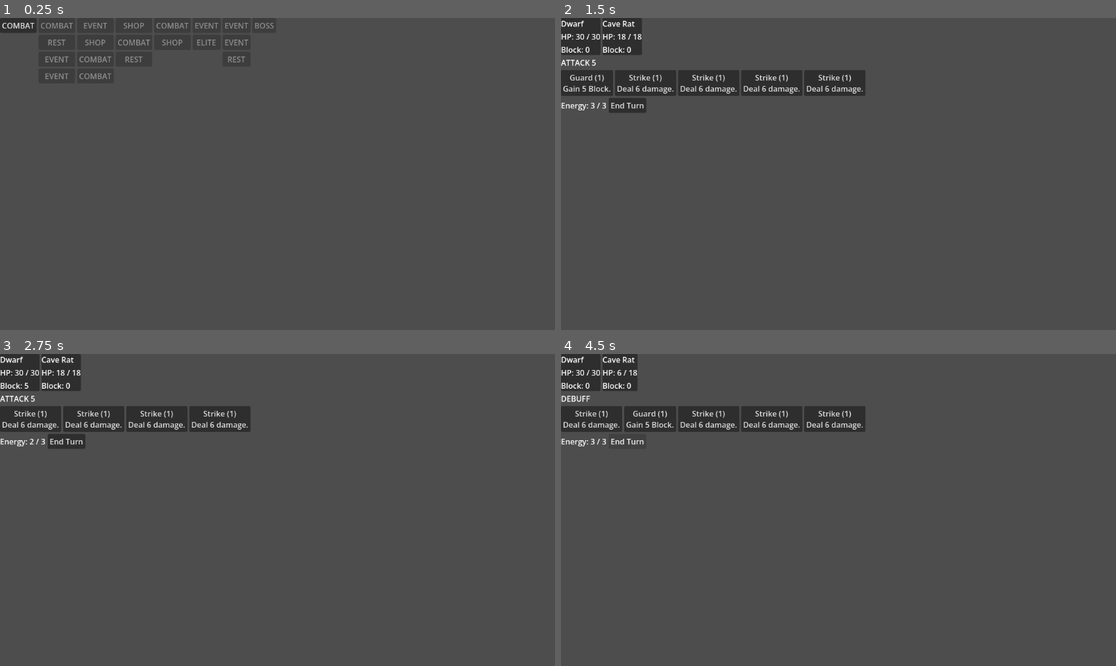
Above: before the commit, frames 1-4 (two rows, left to right).
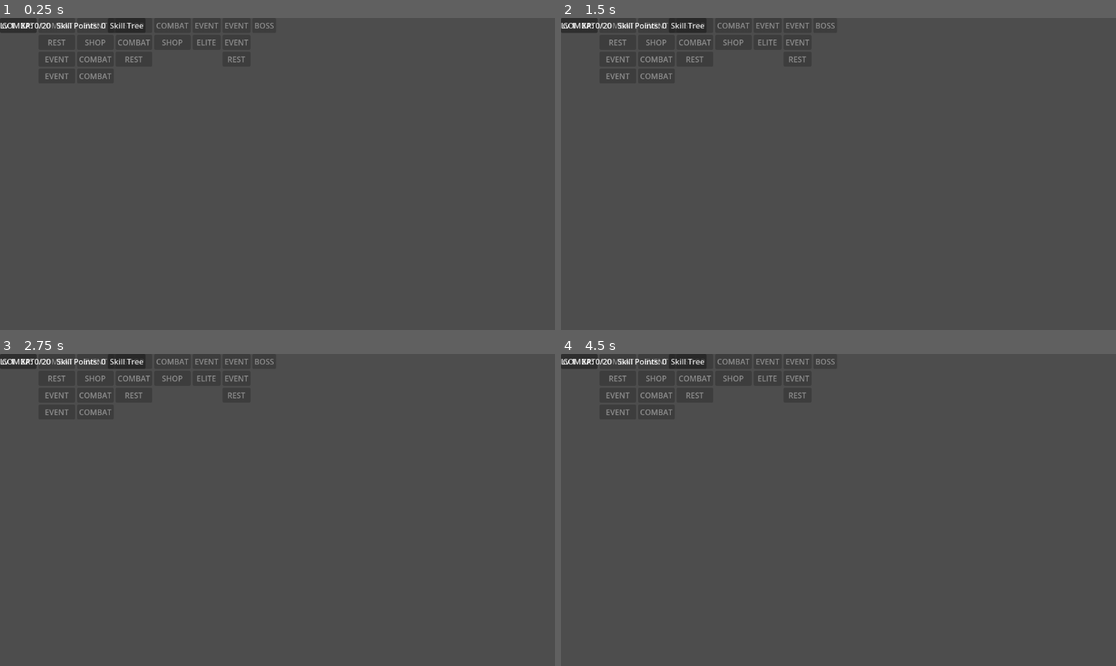
Above: after the commit, the same moments.

Repository: cedraci/nalbeuk
Game: Godot game, scene res://scripts/ui/run/run_scene.tscn
Two runs of this game, one before a commit and one after it. Both use one fixed random seed, a clock stepped at 60 frames per second and the inputs below.
Inputs (mouse positions are in pixels of both pictures, inside the frame that each line leads up to):
- Up to frame 1 (0.25 s): no input
- Up to frame 2 (1.5 s): click (688, 24) at 0.5 s, where only the run after the commit has a clickable "Skill Tree"; click "COMBAT" at 1.25 s
- Up to frame 3 (2.75 s): click (27, 419) at 2 s, where only the run before the commit has a clickable "Guard (1) Gain 5 Block."
- Up to frame 4 (4.5 s): click (594, 419) at 2.75 s, where only the run before the commit has a clickable "Strike (1) Deal 6 damage."; click (655, 419) at 3.5 s, where only the run before the commit has a clickable "Strike (1) Deal 6 damage."; click (627, 441) at 4.25 s, where only the run before the commit has a clickable "End Turn"

The runs differ from the first frame. In frame 1, 0.2% of the frame differs, in the area x 0-27%, y 0-5%; in frame 2, 5.7%, in the area x 0-55%, y 0-31%; in frame 3, 5.0%; in frame 4, 5.5%.

Commit message:
feat: add level/XP status header and Skill Tree button to MapView
Co-Authored-By: Claude Sonnet 5 <noreply@anthropic.com>
Claude-Session: https://claude.ai/code/session_01RkPFJrb5Hd5fPChp1YTGgY

Diff:
--- a/scripts/ui/run/map_view.gd
+++ b/scripts/ui/run/map_view.gd
@@ -2,6 +2,10 @@
 class_name MapView
 
 signal node_selected(node: MapNode)
+signal skill_tree_requested
+
+var status_label: Label
+var skill_tree_button: Button
 
 func _ready() -> void:
 	set_anchors_preset(Control.PRESET_FULL_RECT)
@@ -35,5 +39,26 @@
 			button.pressed.connect(_on_node_button_pressed.bind(node))
 			floor_vbox.add_child(button)
 
+	var header_hbox := HBoxContainer.new()
+	add_child(header_hbox)
+
+	status_label = Label.new()
+	status_label.text = _status_text()
+	header_hbox.add_child(status_label)
+
+	skill_tree_button = Button.new()
+	skill_tree_button.text = "Skill Tree"
+	skill_tree_button.pressed.connect(_on_skill_tree_button_pressed)
+	header_hbox.add_child(skill_tree_button)
+
+func _status_text() -> String:
+	if RunState.level >= RunState.MAX_LEVEL:
+		return "Lv %d (MAX)   Skill Points: %d" % [RunState.level, RunState.skill_points]
+	var next_threshold: int = RunState.XP_THRESHOLDS[RunState.level - 1]
+	return "Lv %d   XP: %d/%d   Skill Points: %d" % [RunState.level, RunState.xp, next_threshold, RunState.skill_points]
+
 func _on_node_button_pressed(node: MapNode) -> void:
 	node_selected.emit(node)
+
+func _on_skill_tree_button_pressed() -> void:
+	skill_tree_requested.emit()
--- a/tests/unit/test_map_view.gd
+++ b/tests/unit/test_map_view.gd
@@ -72,4 +72,40 @@
 	var graph2 := MapGraph.new()
 	graph2.floors = [[node_b] as Array[MapNode]]
 	map_view.display(graph2, node_b)
-	assert_eq(map_view.get_child_count(), 1, "Only the second display() call's floor container should remain; remove_child() must detach the old one immediately, not just queue_free() it.")
+	assert_eq(map_view.get_child_count(), 2, "Only the second display() call's floors container and header should remain; remove_child() must detach the old ones immediately, not just queue_free() them.")
+
+func test_display_adds_a_skill_tree_button_that_emits_skill_tree_requested():
+	RunState.start_new_run(DwarfContent.get_class_resource())
+	var map_view := MapView.new()
+	add_child_autofree(map_view)
+	var node_a := MapNode.new(0, MapNode.NodeType.COMBAT, 0)
+	var graph := MapGraph.new()
+	graph.floors = [[node_a] as Array[MapNode]]
+	map_view.display(graph, node_a)
+	watch_signals(map_view)
+	map_view.skill_tree_button.pressed.emit()
+	assert_signal_emitted(map_view, "skill_tree_requested")
+
+func test_display_shows_current_level_and_skill_points():
+	RunState.start_new_run(DwarfContent.get_class_resource())
+	RunState.level = 3
+	RunState.skill_points = 2
+	var map_view := MapView.new()
+	add_child_autofree(map_view)
+	var node_a := MapNode.new(0, MapNode.NodeType.COMBAT, 0)
+	var graph := MapGraph.new()
+	graph.floors = [[node_a] as Array[MapNode]]
+	map_view.display(graph, node_a)
+	assert_true(map_view.status_label.text.contains("Lv 3"))
+	assert_true(map_view.status_label.text.contains("Skill Points: 2"))
+
+func test_display_shows_max_level_without_an_xp_fraction():
+	RunState.start_new_run(DwarfContent.get_class_resource())
+	RunState.level = RunState.MAX_LEVEL
+	var map_view := MapView.new()
+	add_child_autofree(map_view)
+	var node_a := MapNode.new(0, MapNode.NodeType.COMBAT, 0)
+	var graph := MapGraph.new()
+	graph.floors = [[node_a] as Array[MapNode]]
+	map_view.display(graph, node_a)
+	assert_true(map_view.status_label.text.contains("MAX"))
